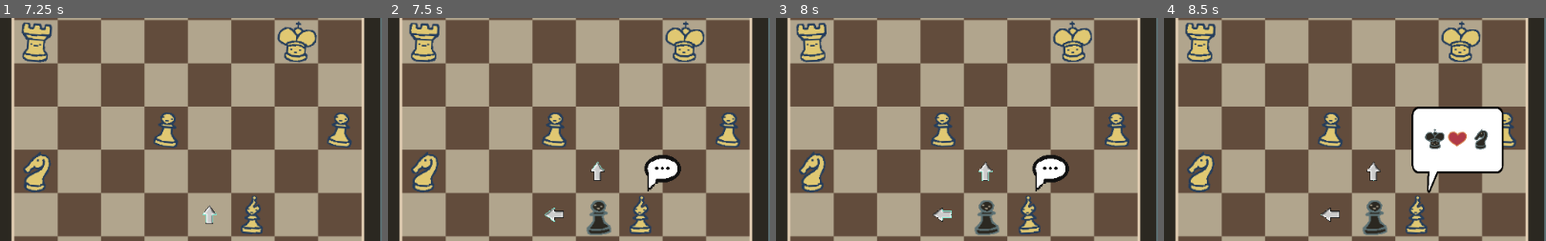
Above: before the commit, frames 1-4 (left to right).
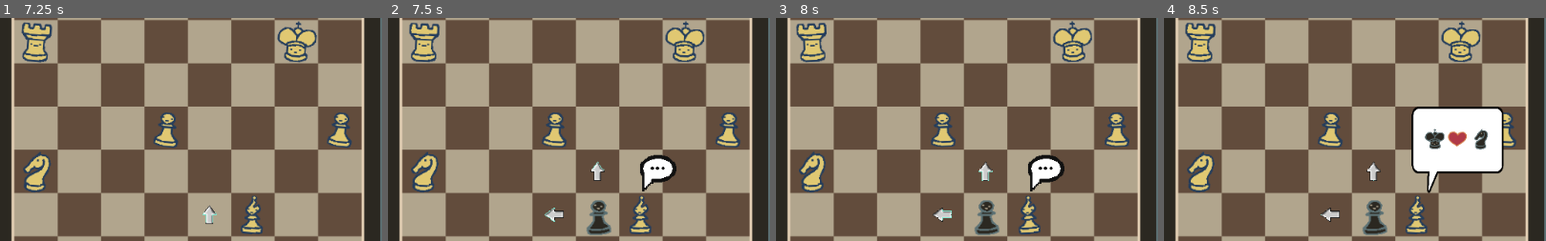
Above: after the commit, the same moments.

Repository: Windastella/ScribbleJam
Game: Godot game, scene res://Scenes/Main.tscn
Same seed, same stepped clock (60 frames per second), same inputs: the game is played once before the commit and once after it.
Inputs (mouse positions are % of the whole screen's width and height, from its top left):
- Up to frame 1 (7.25 s): click (75, 19) at 0.5 s; click (88, 50) at 1.25 s; click (88, 50) at 2 s; click (88, 50) at 2.75 s; click (88, 37) at 3.5 s; click (75, 19) at 4.25 s; click (88, 63) at 5 s; move the mouse to (43, 82) at 5.77 s; click (43, 82) at 5.92 s; move the mouse to (37, 82) at 6.52 s; click (37, 82) at 6.67 s
- Up to frame 2 (7.5 s): move the mouse to (37, 73) at 7.27 s; click (37, 73) at 7.42 s
- Up to frame 3 (8 s): no input
- Up to frame 4 (8.5 s): move the mouse to (45, 63) at 8.02 s; click (45, 63) at 8.17 s
The pictures show only the part of the screen within x 10-60%, y 29-79%; the shares and areas given below are measured in that part.

Frame 1 is identical in both runs. In frame 2, 0.8% of the frame differs, in the area x 66-77%, y 61-78%; in frame 3, 0.8%; in frame 4, nothing differs.
Error in both runs: Invalid get index '-1' (on base: 'Array'). (res://Scripts/Figures.gd:15)

Commit message:
moved speech bubble to the left

Diff:
--- a/Scenes/Base_Figures.tscn
+++ b/Scenes/Base_Figures.tscn
@@ -40,7 +40,7 @@
 
 [node name="interact_sprite" type="Sprite" parent="."]
 visible = false
-position = Vector2( 32, -64 )
+position = Vector2( 25, -64 )
 z_index = 2
 texture = ExtResource( 3 )
 
